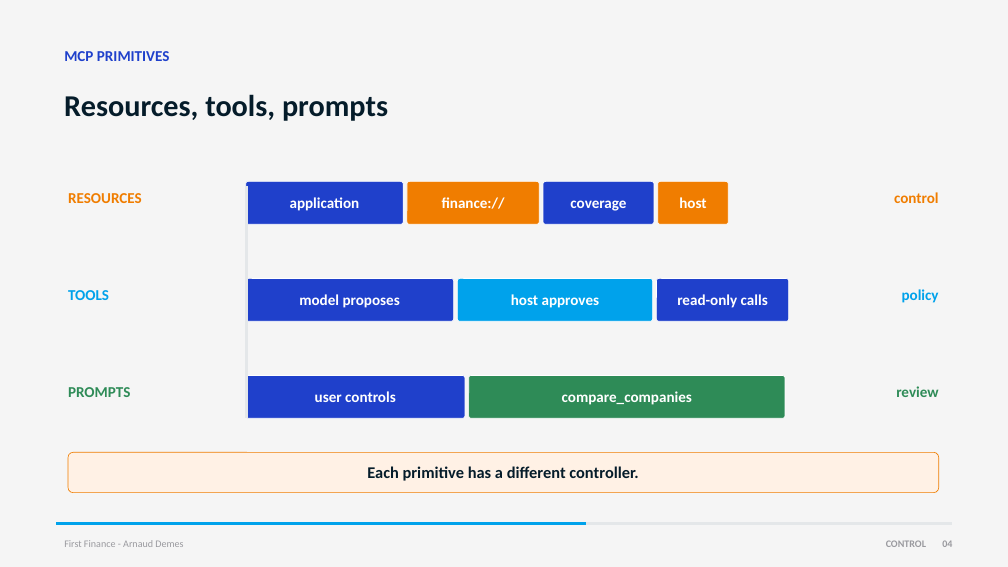
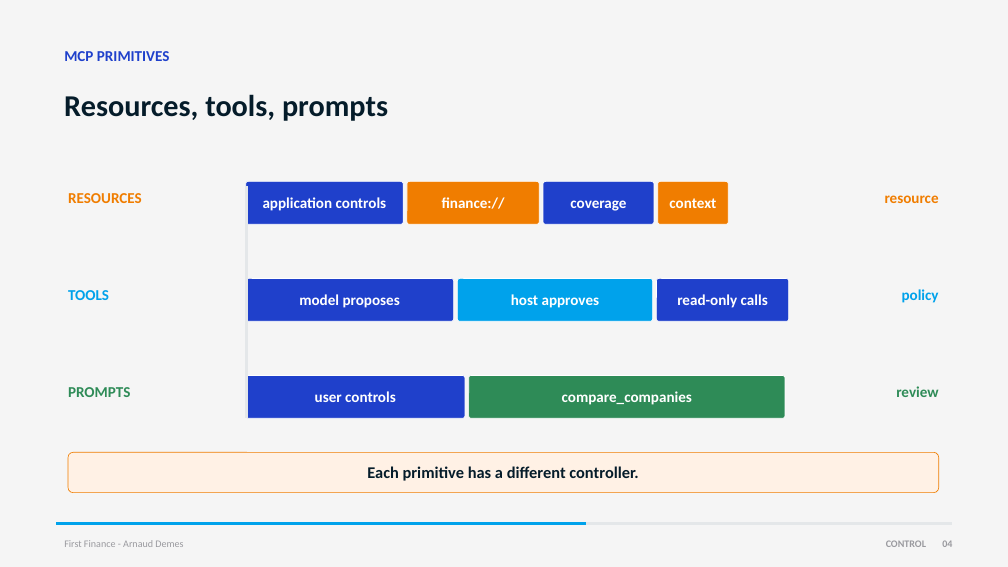
Before and after one commit to Nonocho/finai-academy, a slide deck: slide 4 of decks/10-financial-mcp.pptx. Drawn at 1008x567 pixels with LibreOffice and Linux fonts; fonts in the diff are those of the drawing. Boxes give left, top, right and bottom in pixels: in the first picture for what was removed or moved away, otherwise in the second. Text is boxed around its words. In the diff, an @@ line names an element or a change of style, - is before the commit and + after.

```diff
--- a/decks/10-financial-mcp.pptx
+++ b/decks/10-financial-mcp.pptx
@@ text at (263, 197, 387, 211): text changed @@
-application
+application controls
@@ text at (669, 198, 716, 208): text changed @@
-host
+context
@@ text at (885, 195, 939, 203): text changed @@
-control
+resource
```
Also in this commit, not shown: 3 other slides changed, 1 other file.
